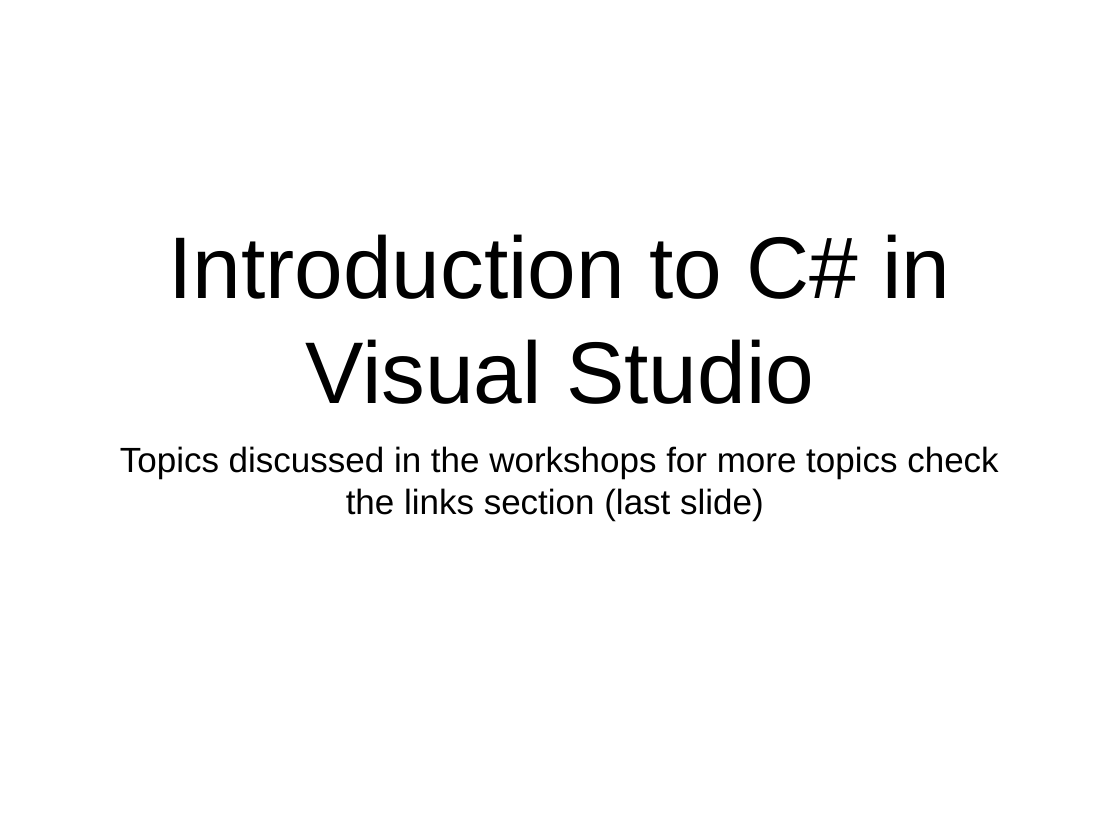
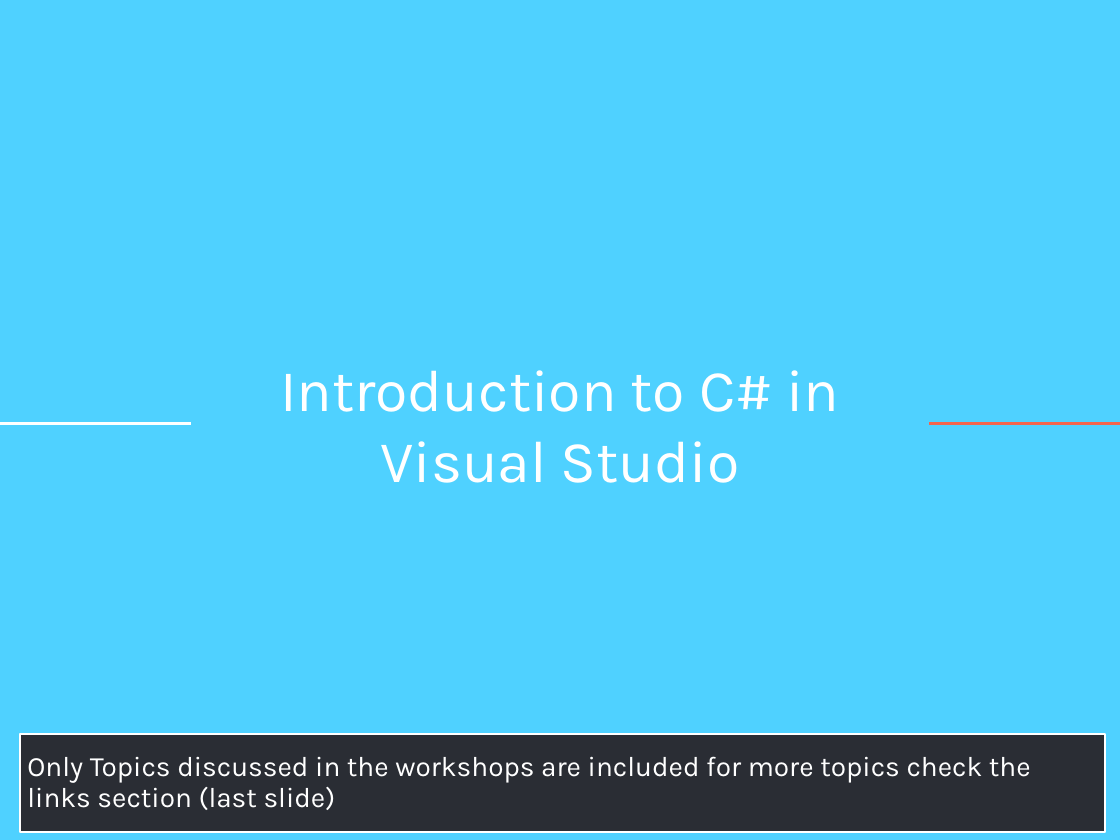
Before and after one commit to Falkhanaizi/TechHub, a slide deck: slide 1 of introduction to C# in VS 2015.pptx. Drawn at 1120x840 pixels with LibreOffice and Linux fonts; fonts in the diff are those of the drawing. Boxes give left, top, right and bottom in pixels: in the first picture for what was removed or moved away, otherwise in the second. Text is boxed around its words. In the diff, an @@ line names an element or a change of style, - is before the commit and + after.

```diff
--- a/introduction to C# in VS 2015.pptx
+++ b/introduction to C# in VS 2015.pptx
@@ background #FFFFFF to #4FD1FF @@
@@ text "Introduction to C# in Visual ...": place and size @@
-text "Introduction to C# in Visual ..." at (168,234,951,404)
+text "Introduction to C# in Visual ..." at (280,370,839,483)
@@ text "Introduction to C# in Visual ..." at (280,370,839,483): size 80 to 54 pt, font Arial to Karla, text colour #000000 to #FFFFFF; vertical alignment bottom to middle @@
@@ line added from (0, 424) to (191, 424), #FFFFFF 2 pt @@
@@ line added from (929, 424) to (1120, 424), #F3644D 2 pt @@
@@ rectangle "Only Topics discussed in the ...": place and size @@
-rectangle "Only Topics discussed in the ..." at (120,446,998,521)
+rectangle "Only Topics discussed in the ..." at (20,734,1105,832)
@@ rectangle "Only Topics discussed in the ..." at (20,734,1105,832): vertical alignment top to middle; fill none to #2A2D34; outline none to #FFFFFF 2 pt @@
@@ text in rectangle at (27,756,1031,810): text changed; size 32 to 25.6 pt; font Arial to Karla; text colour #000000 to #FFFFFF @@
-Topics discussed in the workshops for more topics check the links section (last slide)
+Only Topics discussed in the workshops are included for more topics check the links section (last slide)
```
Also in this commit, not shown: 56 other slides changed.
